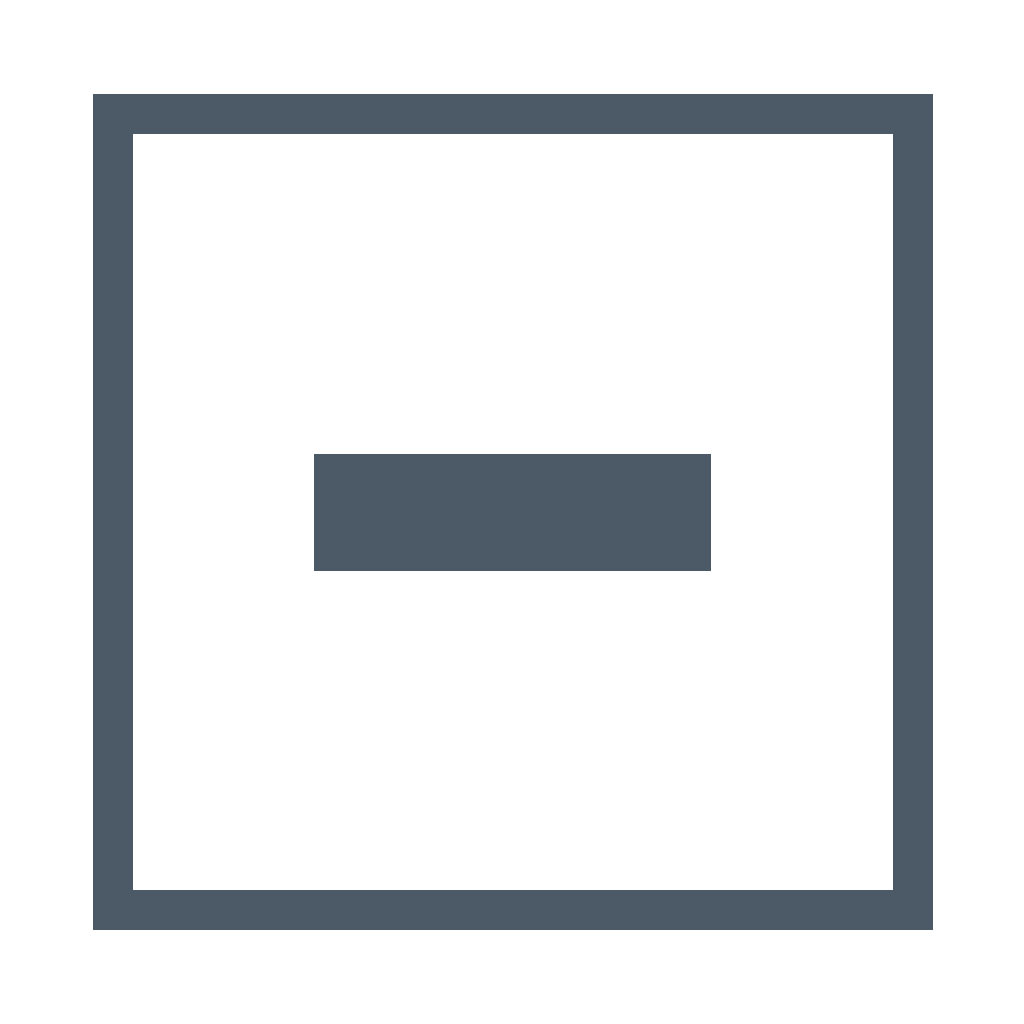
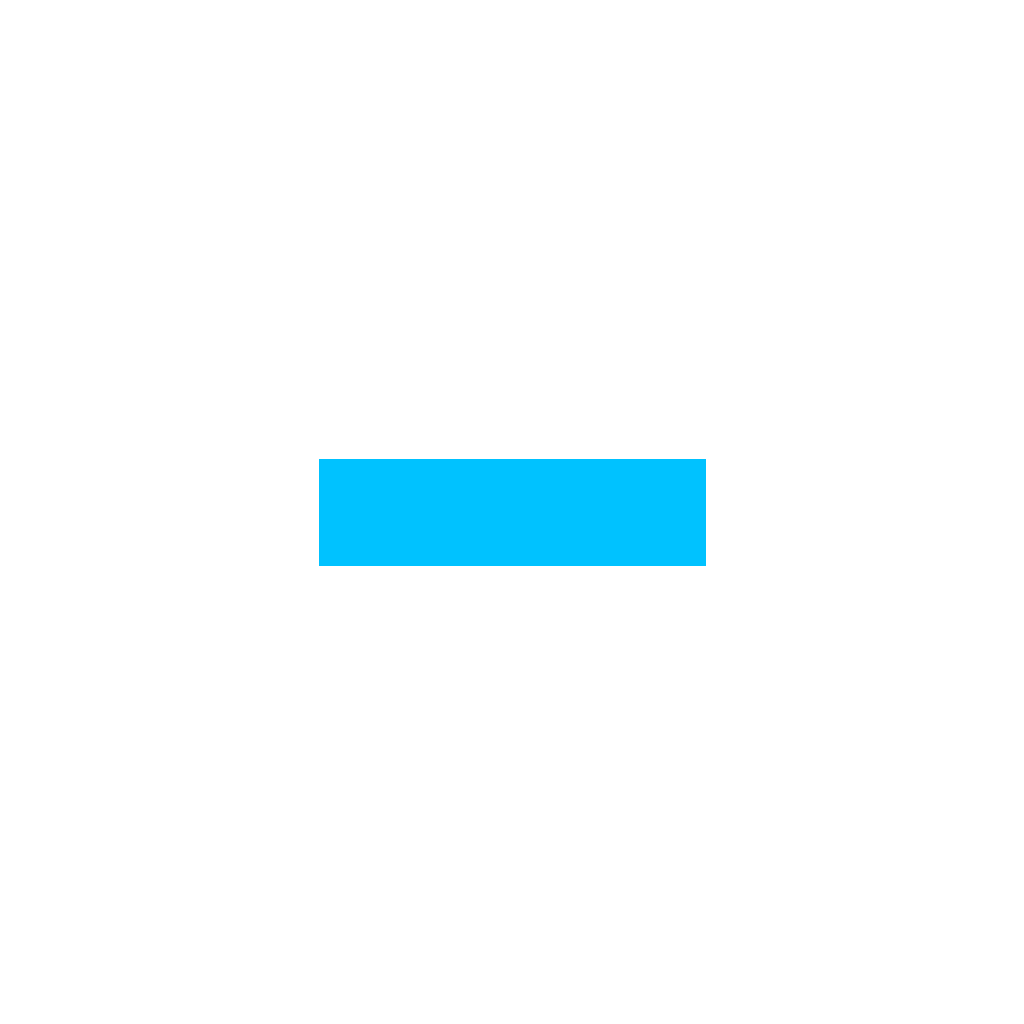
Revision of a layered 1024px x 1024px image; what changed, layer by layer:
painted on "Rectangle 1" over [left=319, top=459, right=706, bottom=566]
hid "Background", painted on it over [left=113, top=114, right=913, bottom=910]
